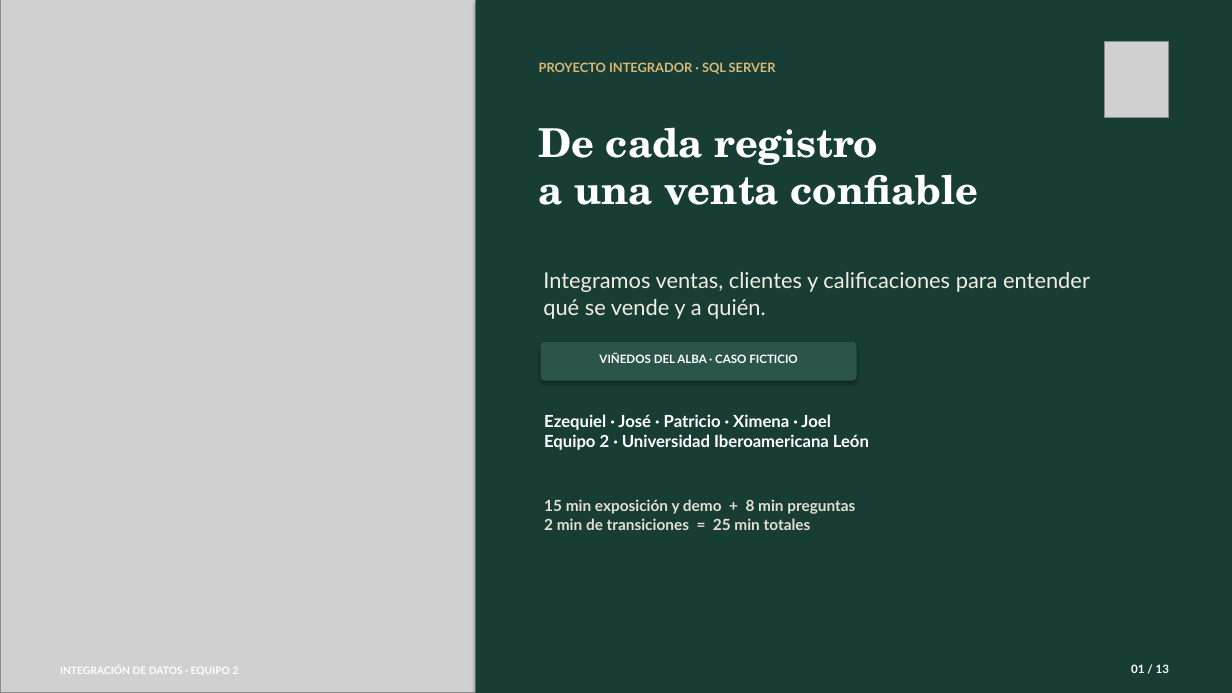
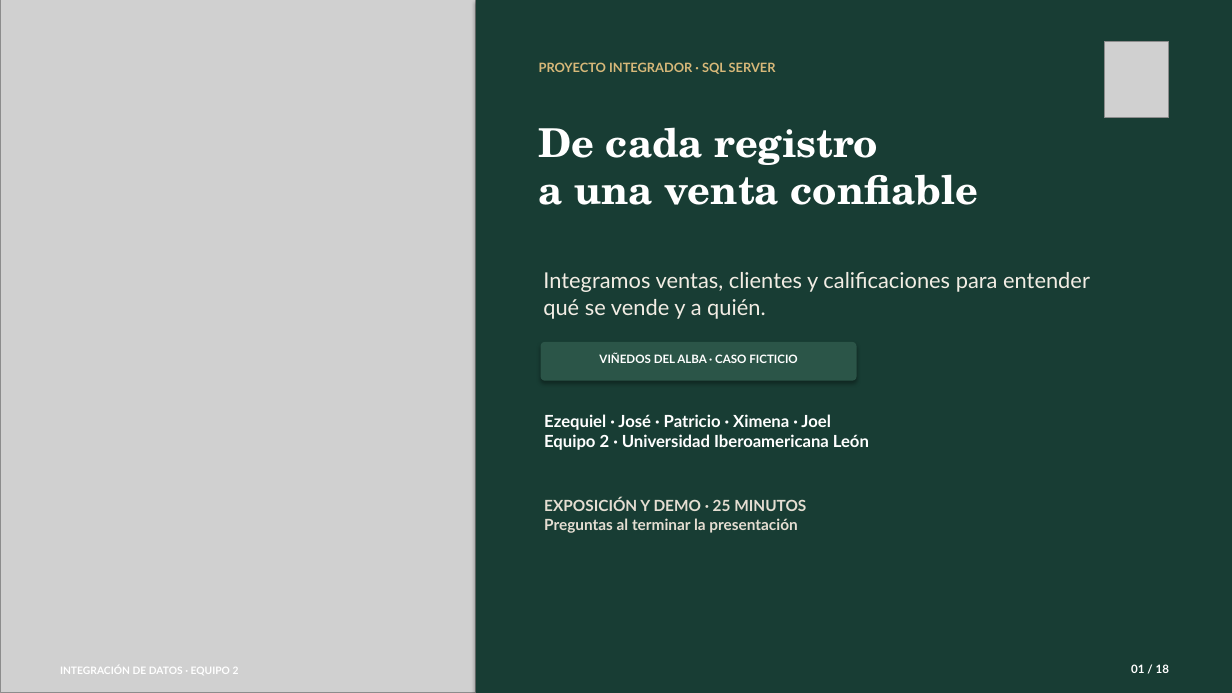
Before and after one commit to checheag22/integracion-datos-equipo-2, a slide deck: slide 1 of docs/presentacion-final-equipo-2.pptx. Drawn at 1232x693 pixels with LibreOffice and Linux fonts; fonts in the diff are those of the drawing; grey boxes stand for pictures. Boxes give left, top, right and bottom in pixels: in the first picture for what was removed or moved away, otherwise in the second. Text is boxed around its words. In the diff, an @@ line names an element or a change of style, - is before the commit and + after.

```diff
--- a/docs/presentacion-final-equipo-2.pptx
+++ b/docs/presentacion-final-equipo-2.pptx
@@ text at bbox=[544, 497, 806, 533]: text changed @@
-15 min exposición y demo + 8 min preguntas
-2 min de transiciones = 25 min totales
+EXPOSICIÓN Y DEMO · 25 MINUTOS
+Preguntas al terminar la presentación
```
Also in this commit, not shown: 11 other slides changed, 6 slides added, 1 slide removed, 9 other files.
